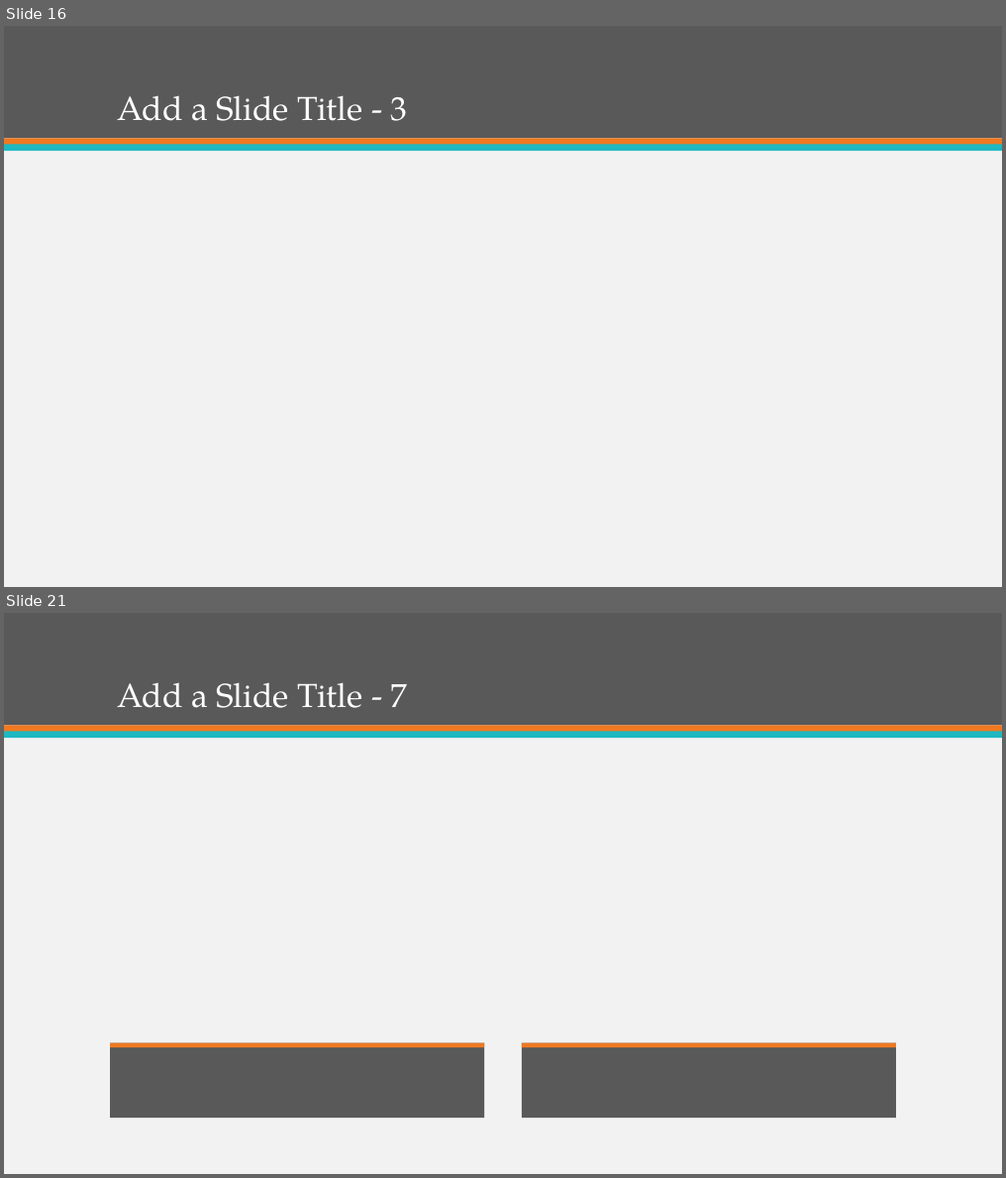
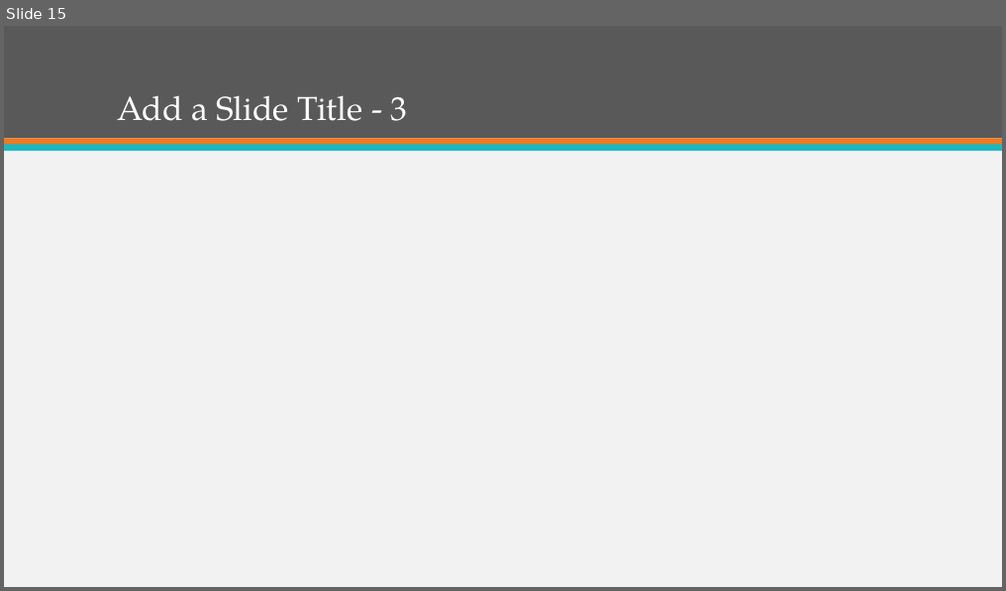
Before and after one commit to ItsGreyedOut/Brewery-Startup, a slide deck: presentation.pptx. Shown one above the other, each under a label of ours: slides 16 and 21 before the commit, slide 15 after it; the slides between them are not shown. The pictures are 1006x1178 and 1006x591 pixels, drawn with LibreOffice and Linux fonts; fonts in the diff are those of the drawing. Boxes give left, top, right and bottom in pixels: in the first picture for what was removed or moved away, otherwise in the second. Text is boxed around its words. In the diff, an @@ line names an element or a change of style, - is before the commit and + after.

```diff
--- a/presentation.pptx
+++ b/presentation.pptx
@@ slide 21 removed at (4,613,1002,1174), background #F2F2F2; not listed: 3 template elements that a slide beside it also shows @@
@@ title removed at (118,682,408,708) @@
-Add a Slide Title - 7
@@ rectangle removed at (110,1044,484,1118) @@
@@ rectangle removed at (110,1044,484,1048) @@
@@ rectangle removed at (522,1044,896,1118) @@
@@ rectangle removed at (522,1044,896,1048) @@
@@ what was slide 16 is now slide 15 @@
```
Also in this commit, not shown: 5 slides changed, 4 slides added, 9 other slides removed, 2 other files.
